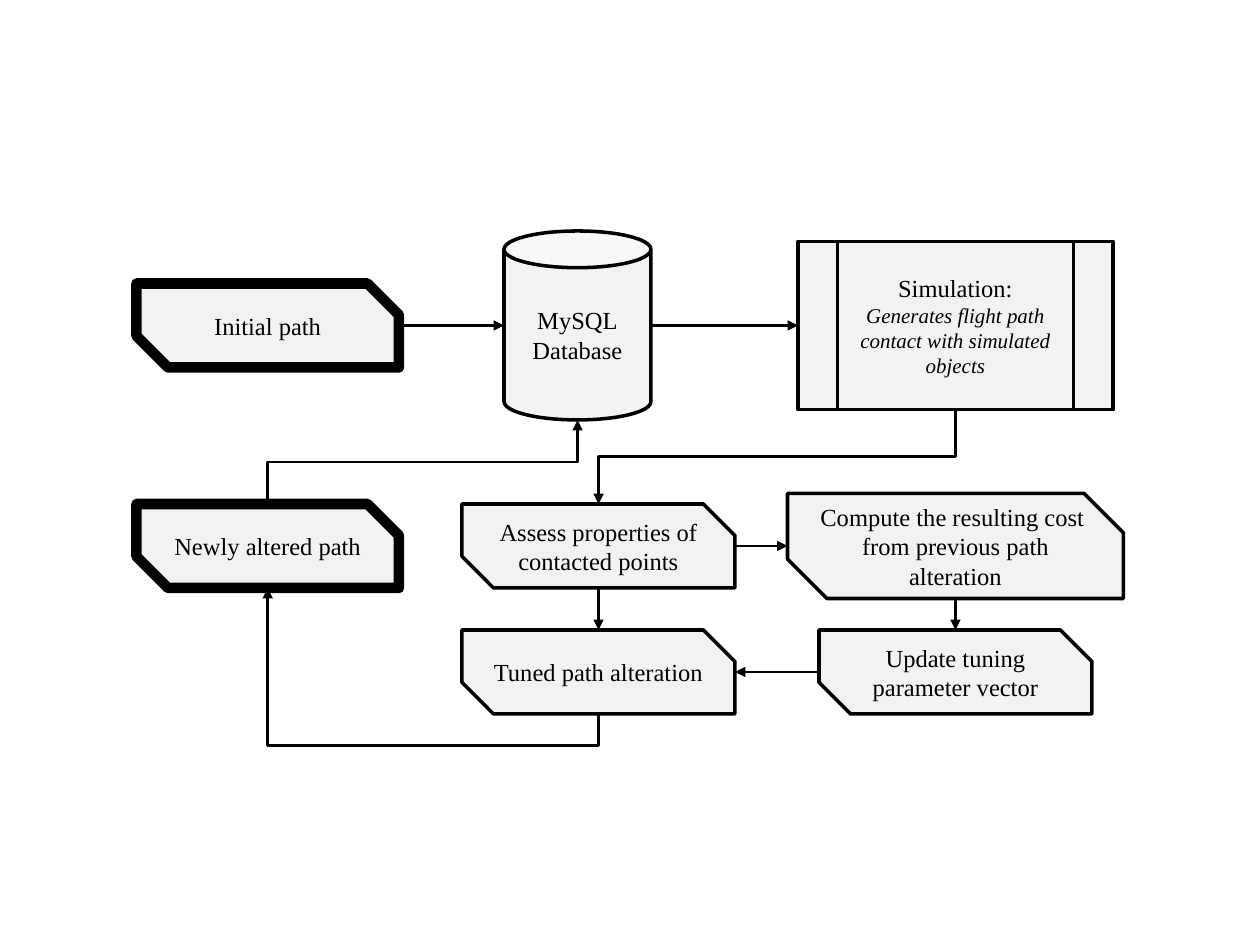
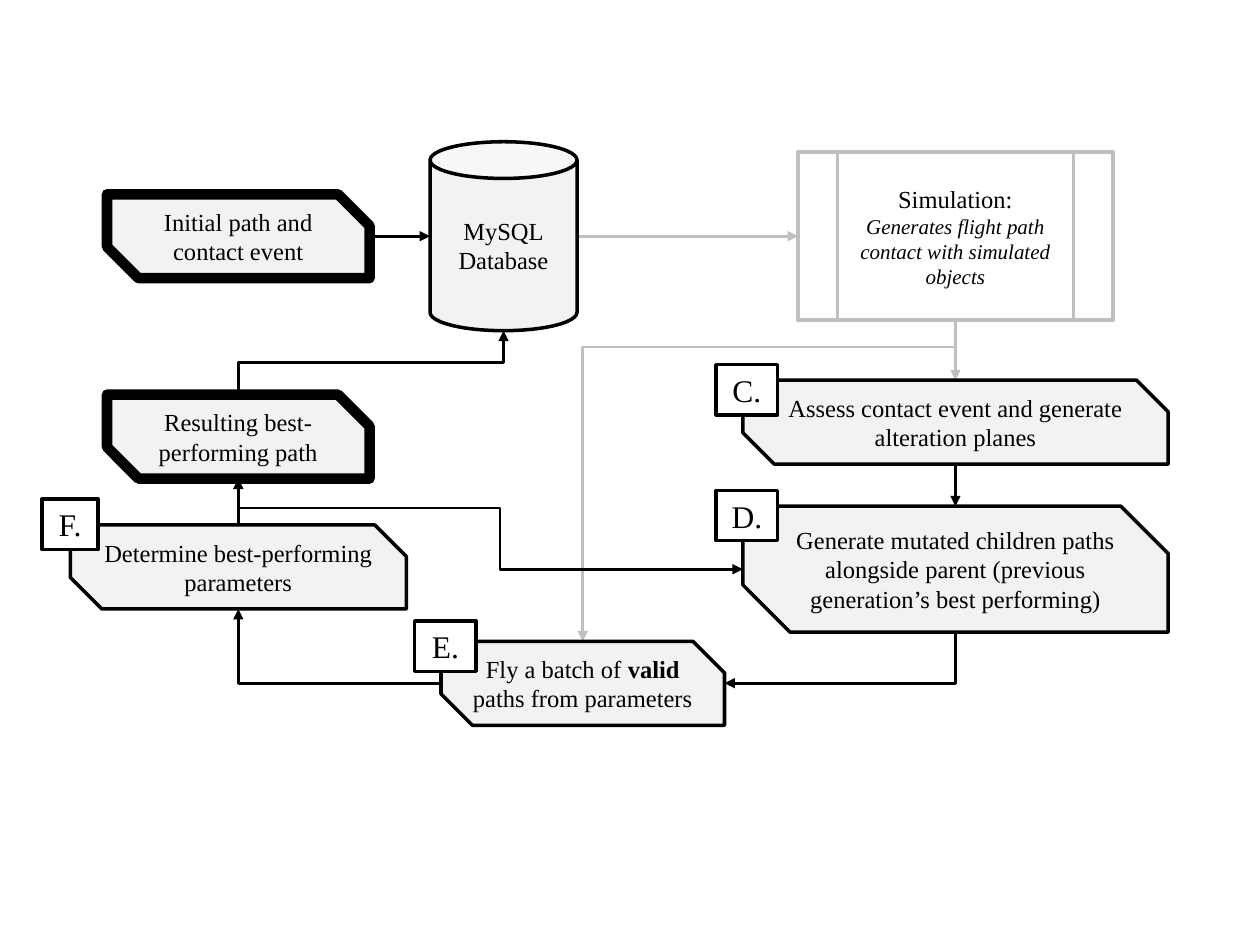
Before and after one commit to Leonardo767/aiaa2019-publication, a slide deck: slide 2 of docs/paper/figs/Diagrams.pptx. Drawn at 1260x945 pixels with LibreOffice and Linux fonts; fonts in the diff are those of the drawing. Boxes give left, top, right and bottom in pixels: in the first picture for what was removed or moved away, otherwise in the second. Text is boxed around its words. In the diff, an @@ line names an element or a change of style, - is before the commit and + after.

```diff
--- a/docs/paper/figs/Diagrams.pptx
+++ b/docs/paper/figs/Diagrams.pptx
@@ cylinder "MySQL": place and size @@
-cylinder "MySQL" at (504, 231, 651, 420)
+cylinder "MySQL" at (430, 141, 577, 330)
@@ flow chart predefined process "Simulation:": place and size @@
-flow chart predefined process "Simulation:" at (798, 242, 1113, 410)
+flow chart predefined process "Simulation:" at (798, 152, 1113, 320)
@@ flow chart predefined process "Simulation:" at (798, 152, 1113, 320): fill #F2F2F2 to #FFFFFF; outline #000000 2 pt to #BFBFBF 2 pt @@
@@ snip diag rect "Initial path and contact event": place and size @@
-snip diag rect "Initial path and contact event" at (136, 284, 398, 368)
+snip diag rect "Initial path and contact event" at (107, 194, 369, 278)
@@ text in snip diag rect at (164, 214, 312, 261): text changed @@
-Initial path
+Initial path and contact event
@@ arrow moved from (504, 325) - (399, 325) to (430, 237) - (369, 237) @@
@@ arrow moved from (798, 325) - (651, 325) to (798, 237) - (577, 237) @@
@@ arrow (798, 237) - (577, 237): stroke #000000 1.5 pt to #BFBFBF 1.5 pt @@
@@ elbow arrow moved from (598, 504) - (955, 410) to (583, 641) - (955, 320) @@
@@ elbow arrow (583, 641) - (955, 320): stroke #000000 1.5 pt to #BFBFBF 1.5 pt @@
@@ arrow added from (955, 320) to (955, 381), #BFBFBF 1.5 pt @@
@@ elbow arrow moved from (577, 420) - (267, 504) to (504, 330) - (238, 394) @@
@@ rectangle added at (716, 364, 777, 415), fill #FFFFFF, outline #000000 2 pt, 18 pt, text #000000 @@
+C.
@@ snip diag rect "Assess contact event and generate ...": place and size @@
-snip diag rect "Assess contact event and generate ..." at (462, 504, 736, 588)
+snip diag rect "Assess contact event and generate ..." at (743, 381, 1169, 465)
@@ snip diag rect "Resulting best-performing path": place and size @@
-snip diag rect "Resulting best-performing path" at (136, 504, 398, 588)
+snip diag rect "Resulting best-performing path" at (107, 394, 369, 479)
@@ text in snip diag rect at (159, 414, 317, 466): text changed @@
-Newly altered path
+Resulting best-performing path
@@ text in snip diag rect at (788, 400, 1122, 452): text changed @@
-Assess properties of contacted points
+Assess contact event and generate alteration planes
@@ arrow moved from (598, 630) - (598, 588) to (238, 479) - (238, 525) @@
@@ arrow moved from (788, 546) - (735, 546) to (955, 507) - (955, 464) @@
@@ rectangle added at (42, 499, 98, 549), fill #FFFFFF, outline #000000 2 pt, 18 pt, text #000000 @@
+F.
@@ elbow arrow added from (238, 525) to (743, 570), #000000 1.5 pt @@
@@ rectangle added at (716, 490, 777, 541), fill #FFFFFF, outline #000000 2 pt, 18 pt, text #000000 @@
+D.
@@ snip diag rect "Generate mutated children paths alongside ...": place and size @@
-snip diag rect "Generate mutated children paths alongside ..." at (788, 494, 1124, 598)
+snip diag rect "Generate mutated children paths alongside ..." at (743, 507, 1169, 633)
@@ snip diag rect added at (71, 525, 407, 610), fill #F2F2F2, outline #000000 2 pt, 14 pt, text #000000 @@
+Determine best-performing parameters
@@ text in snip diag rect at (796, 532, 1114, 614): text changed @@
-Compute the resulting cost from previous path alteration
+Generate mutated children paths alongside parent (previous generation’s best performing)
@@ arrow removed from (955, 598) to (955, 630) @@
@@ elbow arrow moved from (267, 588) - (598, 714) to (238, 609) - (441, 683) @@
@@ rectangle added at (415, 621, 476, 672), fill #FFFFFF, outline #000000 2 pt, 18 pt, text #000000 @@
+E.
@@ snip diag rect added at (441, 641, 724, 726), fill #F2F2F2, outline #000000 2 pt, 14 pt, text #000000 @@
+Fly a batch of valid paths from parameters
@@ snip diag rect removed at (462, 630, 736, 714) @@
-Tuned path alteration
@@ elbow arrow added from (955, 633) to (724, 683), #000000 1.5 pt @@
@@ snip diag rect removed at (819, 630, 1092, 714) @@
-Update tuning parameter vector
@@ arrow removed from (819, 672) to (735, 672) @@
```
Also in this commit, not shown: 2 other slides changed, 2 slides added.
